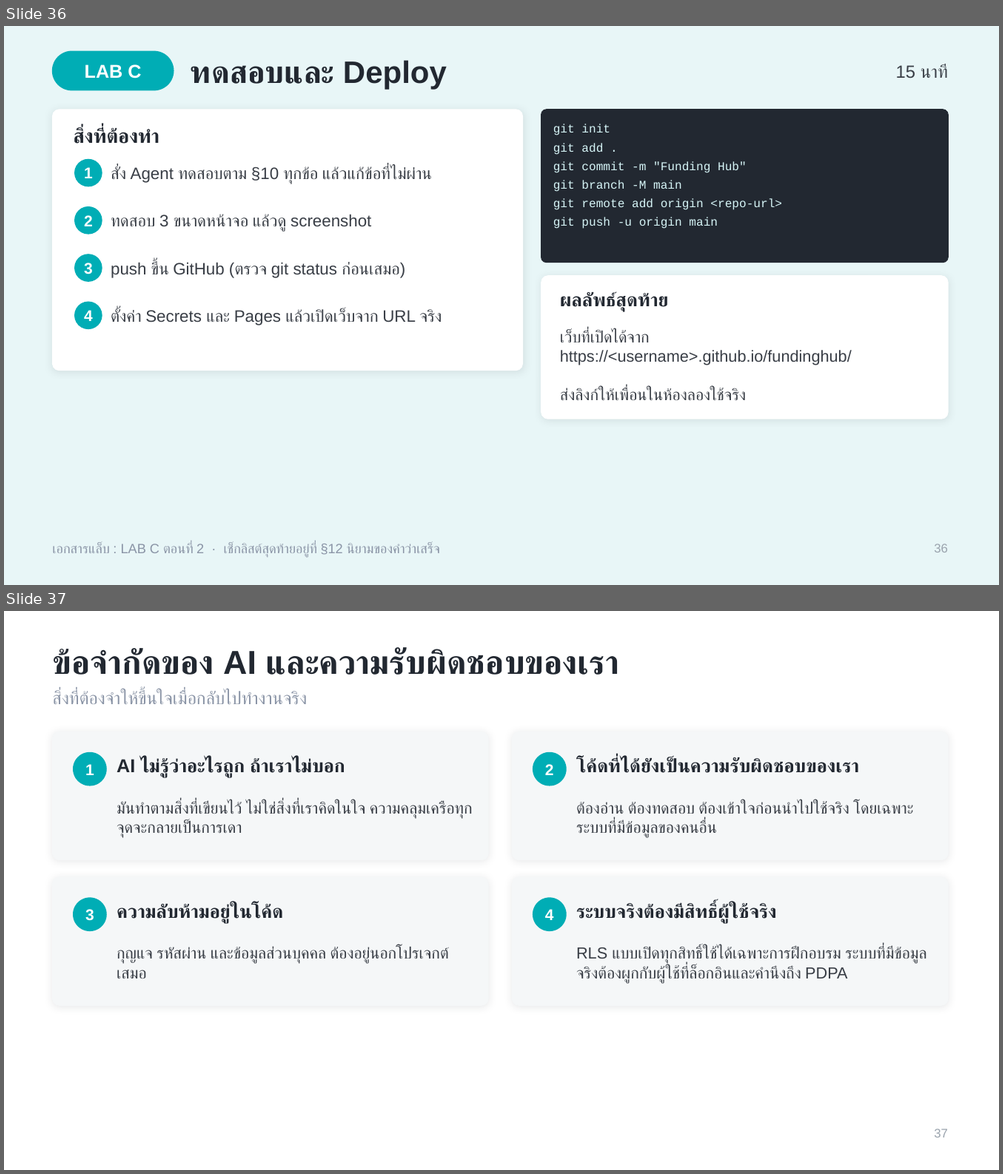
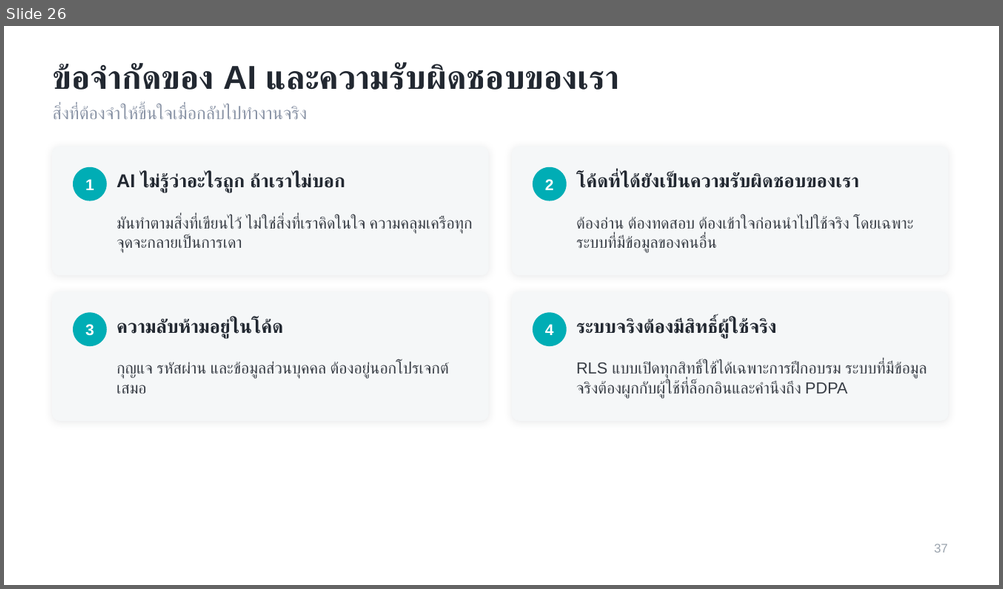
Before and after one commit to dookda/cmu_workshop_antigravity, a slide deck: Funding_Hub_Antigravity_Workshop.pptx. Shown one above the other, each under a label of ours: slides 36 and 37 before the commit, slide 26 after it. The pictures are 1003x1174 and 1003x589 pixels, drawn with LibreOffice and Linux fonts; fonts in the diff are those of the drawing. Boxes give left, top, right and bottom in pixels: in the first picture for what was removed or moved away, otherwise in the second. Text is boxed around its words. In the diff, an @@ line names an element or a change of style, - is before the commit and + after.

```diff
--- a/Funding_Hub_Antigravity_Workshop.pptx
+++ b/Funding_Hub_Antigravity_Workshop.pptx
@@ slide 36 removed at (4,26,999,585), background #E8F6F7 @@
@@ rounded rectangle removed at (53,51,173,90) @@
@@ text removed at (85,64,141,79) @@
-LAB C
@@ text removed at (190,60,447,89) @@
-ทดสอบและ Deploy
@@ text removed at (896,64,948,78) @@
-15 นาที
@@ rounded rectangle removed at (53,110,523,371) @@
@@ rounded rectangle removed at (541,110,948,263) @@
@@ text removed at (74,128,160,144) @@
-สิ่งที่ต้องทำ
@@ text removed at (553,124,782,229) @@
-git init
-git add .
-git commit -m "Funding Hub"
-git branch -M main
-git remote add origin <repo-url>
-git push -u origin main
@@ ellipse removed at (75,159,102,187) @@
@@ text removed at (84,167,93,178) @@
-1
@@ text removed at (111,166,432,184) @@
-สั่ง Agent ทดสอบตาม §10 ทุกข้อ แล้วแก้ข้อที่ไม่ผ่าน
@@ ellipse removed at (75,207,102,234) @@
@@ text removed at (84,215,93,227) @@
-2
@@ text removed at (111,214,371,232) @@
-ทดสอบ 3 ขนาดหน้าจอ แล้วดู screenshot
@@ ellipse removed at (75,255,102,281) @@
@@ text removed at (84,263,93,275) @@
-3
@@ text removed at (111,261,405,278) @@
-push ขึ้น GitHub (ตรวจ git status ก่อนเสมอ)
@@ rounded rectangle removed at (541,276,948,419) @@
@@ ellipse removed at (75,302,102,329) @@
@@ text removed at (84,310,93,321) @@
-4
@@ text removed at (111,309,441,326) @@
-ตั้งค่า Secrets และ Pages แล้วเปิดเว็บจาก URL จริง
@@ text removed at (560,292,668,312) @@
-ผลลัพธ์สุดท้าย
@@ text removed at (560,330,851,400) @@
-เว็บที่เปิดได้จาก
-https://<username>.github.io/fundinghub/
-ส่งลิงก์ให้เพื่อนในห้องลองใช้จริง
@@ text removed at (52,543,440,558) @@
-เอกสารแล็บ : LAB C ตอนที่ 2 · เช็กลิสต์สุดท้ายอยู่ที่ §12 นิยามของคำว่าเสร็จ
@@ text removed at (933,544,948,553) @@
-36
@@ what was slide 37 is now slide 26 @@
```
Also in this commit, not shown: 2 slides changed, 10 other slides removed, 2 other files.
